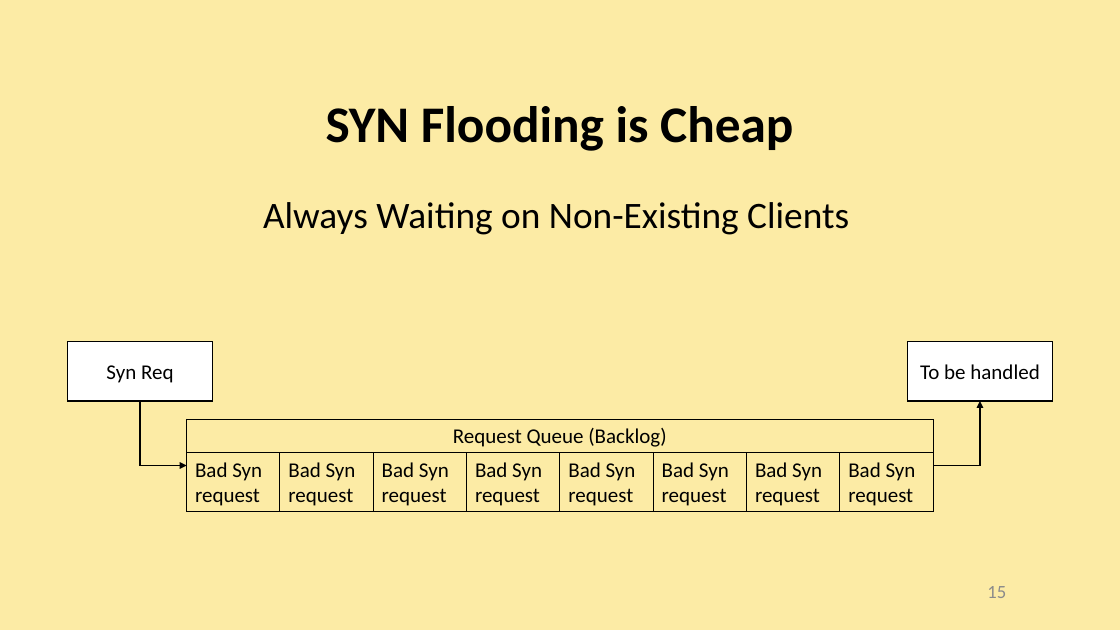
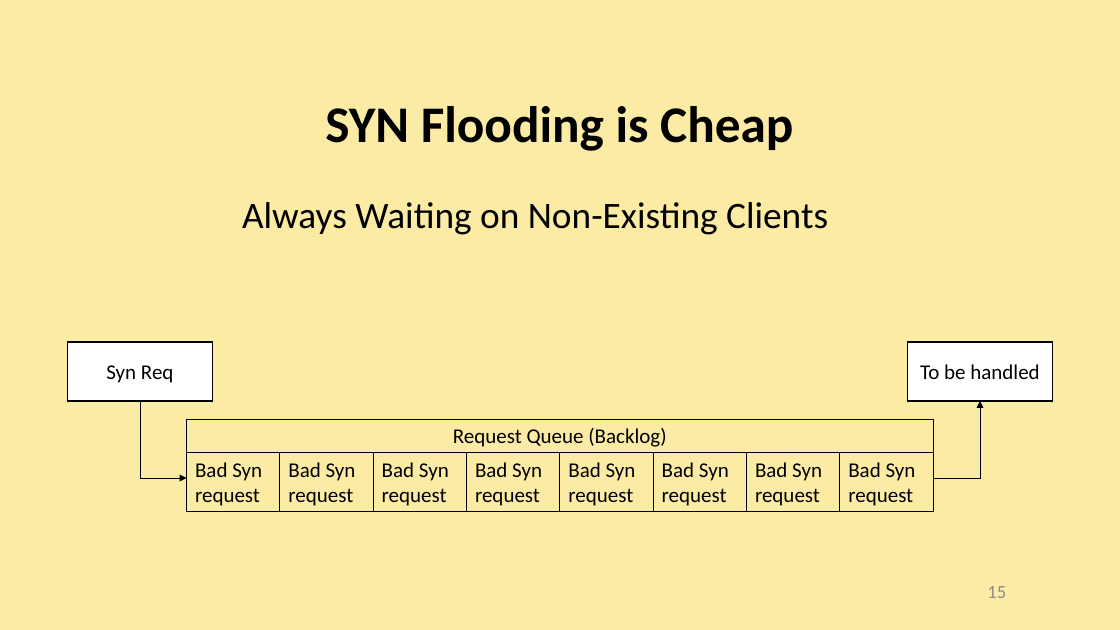
Before and after one commit to AliGhaffarian/university_thingies, a slide deck: slide 15 of research_and_presentation/Transport Layer, TCP and Floods/presentation_slides/Transport Layer, TCP and Floods.pptx. Drawn at 1120x630 pixels with LibreOffice and Linux fonts; fonts in the diff are those of the drawing. Boxes give left, top, right and bottom in pixels: in the first picture for what was removed or moved away, otherwise in the second. Text is boxed around its words. In the diff, an @@ line names an element or a change of style, - is before the commit and + after.

```diff
--- a/research_and_presentation/Transport Layer, TCP and Floods/presentation_slides/Transport Layer, TCP and Floods.pptx
+++ b/research_and_presentation/Transport Layer, TCP and Floods/presentation_slides/Transport Layer, TCP and Floods.pptx
@@ text "Always Waiting on Non-Existing Clients": place and size @@
-text "Always Waiting on Non-Existing Clients" at [263, 202, 849, 235]
+text "Always Waiting on Non-Existing Clients" at [242, 202, 828, 235]
@@ elbow arrow moved from (140, 401) - (187, 465) to (140, 401) - (187, 478) @@
@@ elbow arrow (140, 401) - (187, 478): stroke #000000 1.5 pt to #000000 0.75 pt @@
@@ table at [187, 419, 933, 537] @@
@@ borders changed @@
@@ elbow arrow moved from (933, 465) - (981, 401) to (933, 478) - (981, 401) @@
@@ elbow arrow (933, 478) - (981, 401): stroke #000000 1.5 pt to #000000 0.75 pt @@
```
Also in this commit, not shown: 21 other slides changed, 1 other file.
